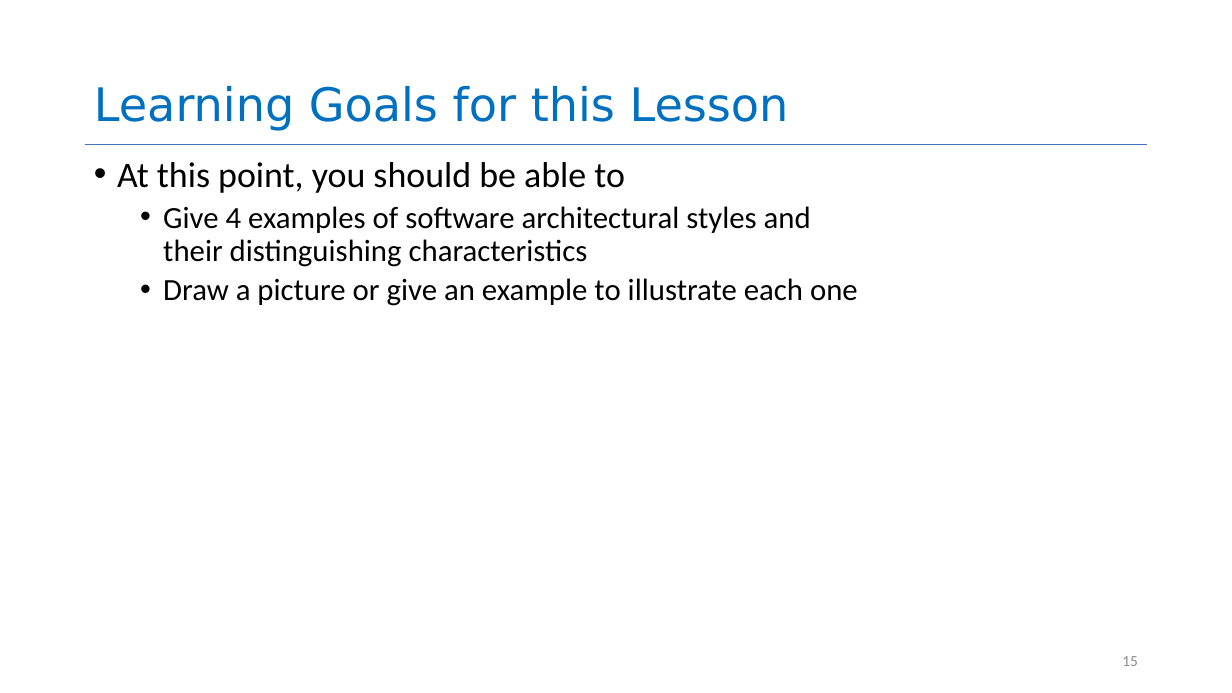
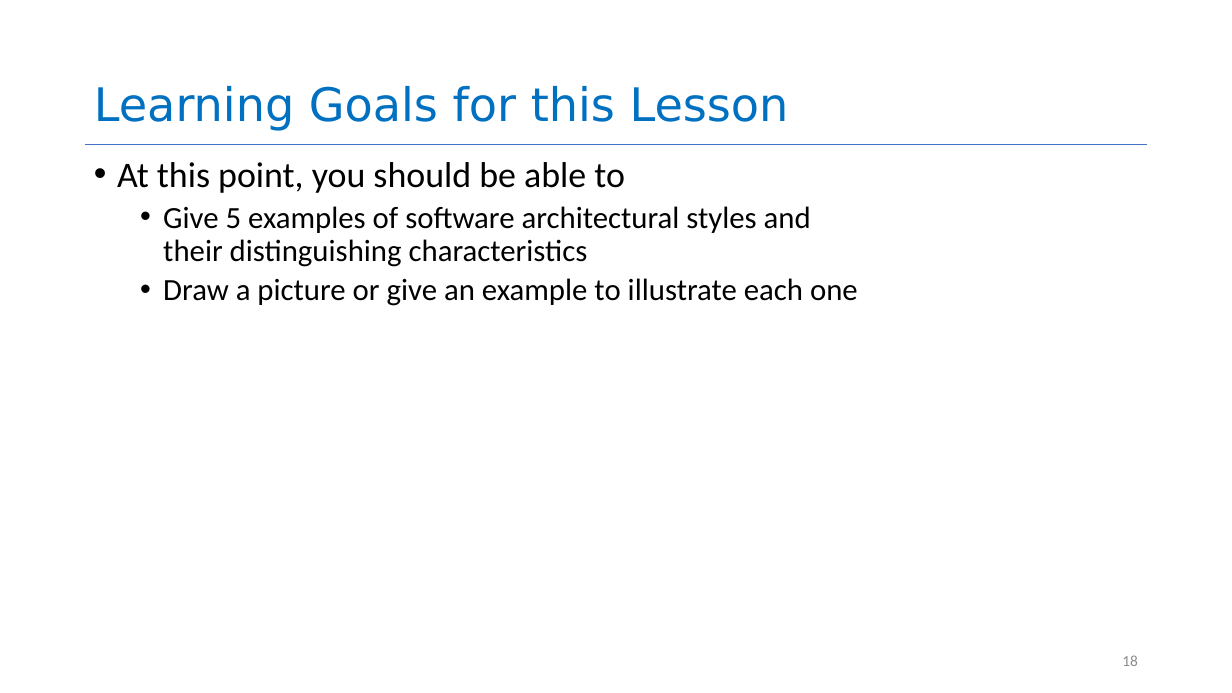
Before and after one commit to neu-se/CS4530-Spring-2022, a slide deck: slide 18 of Slides/Lesson 2.2 The Architectural Scale.pptx (slide 15 before the commit). Drawn at 1232x693 pixels with LibreOffice and Linux fonts; fonts in the diff are those of the drawing. Boxes give left, top, right and bottom in pixels: in the first picture for what was removed or moved away, otherwise in the second. Text is boxed around its words. In the diff, an @@ line names an element or a change of style, - is before the commit and + after.

```diff
--- a/Slides/Lesson 2.2 The Architectural Scale.pptx
+++ b/Slides/Lesson 2.2 The Architectural Scale.pptx
@@ text at (163,206,811,267): text changed @@
-  • Give 4 examples of software architectural styles and their distinguishing characteristics
+  • Give 5 examples of software architectural styles and their distinguishing characteristics
@@ page number at (1122,655,1138,666): text changed @@
-15
+18
```
Also in this commit, not shown: 2 other slides changed, 3 slides added.
